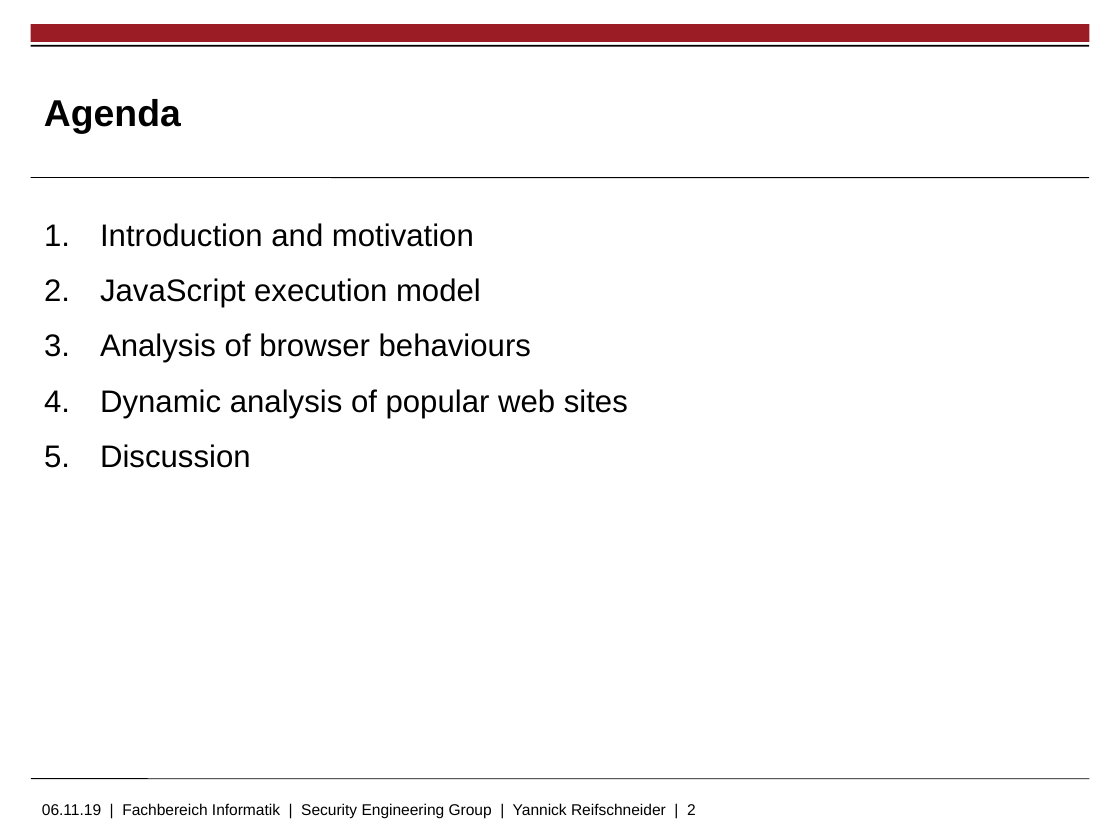
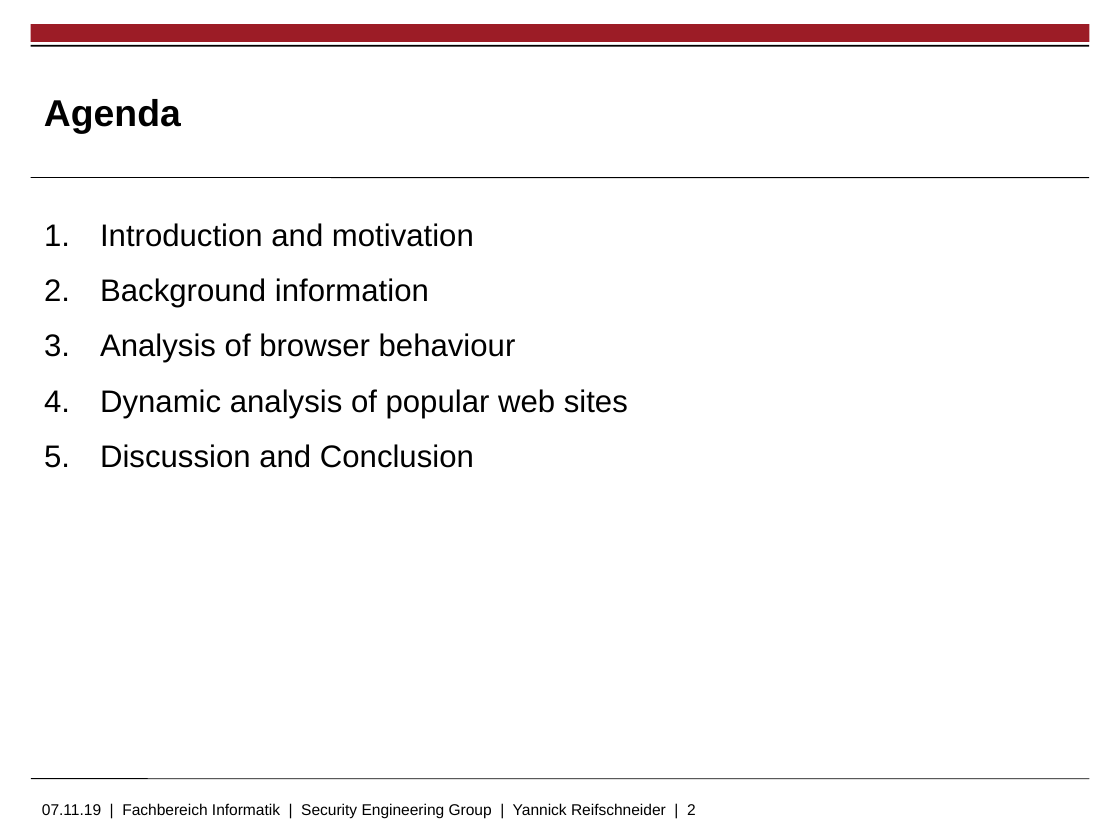
Before and after one commit to skidr0w/background-execution, a slide deck: slide 2 of thesis/slides.pptx. Drawn at 1120x840 pixels with LibreOffice and Linux fonts; fonts in the diff are those of the drawing; background and template pictures are left out. Boxes give left, top, right and bottom in pixels: in the first picture for what was removed or moved away, otherwise in the second. Text is boxed around its words. In the diff, an @@ line names an element or a change of style, - is before the commit and + after.

```diff
--- a/thesis/slides.pptx
+++ b/thesis/slides.pptx
@@ text at [100, 278, 516, 363]: text changed @@
-2. JavaScript execution model
-3. Analysis of browser behaviours
+2. Background information
+3. Analysis of browser behaviour
@@ text at [100, 444, 474, 468]: text changed @@
-5. Discussion
+5. Discussion and Conclusion
@@ text at [42, 803, 696, 819]: text changed @@
-06.11.19 | Fachbereich Informatik | Security Engineering Group | Yannick Reifschneider | 2
+07.11.19 | Fachbereich Informatik | Security Engineering Group | Yannick Reifschneider | 2
```
Also in this commit, not shown: 13 other slides changed, 7 slides added, 3 slides removed.
